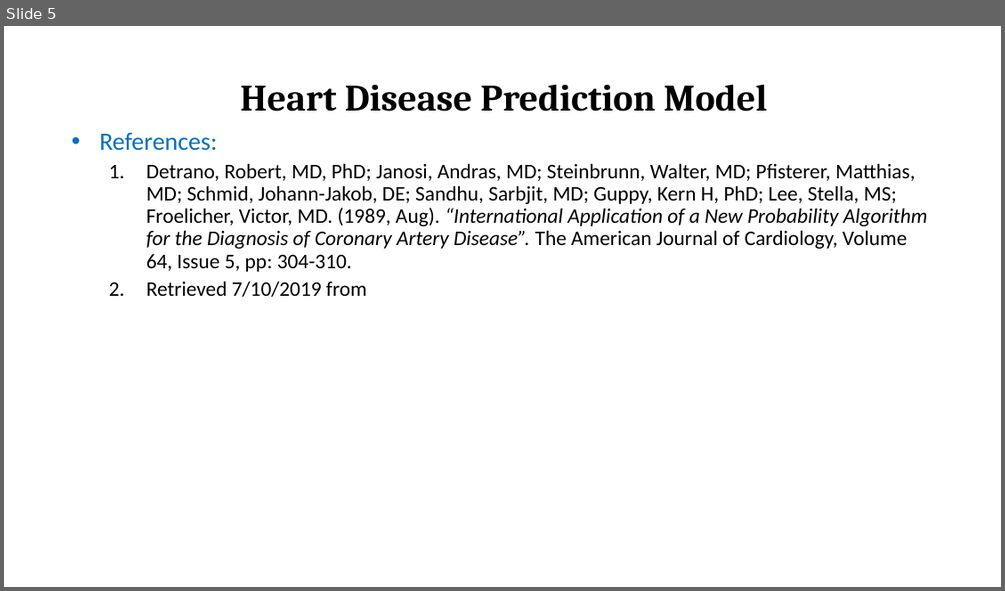
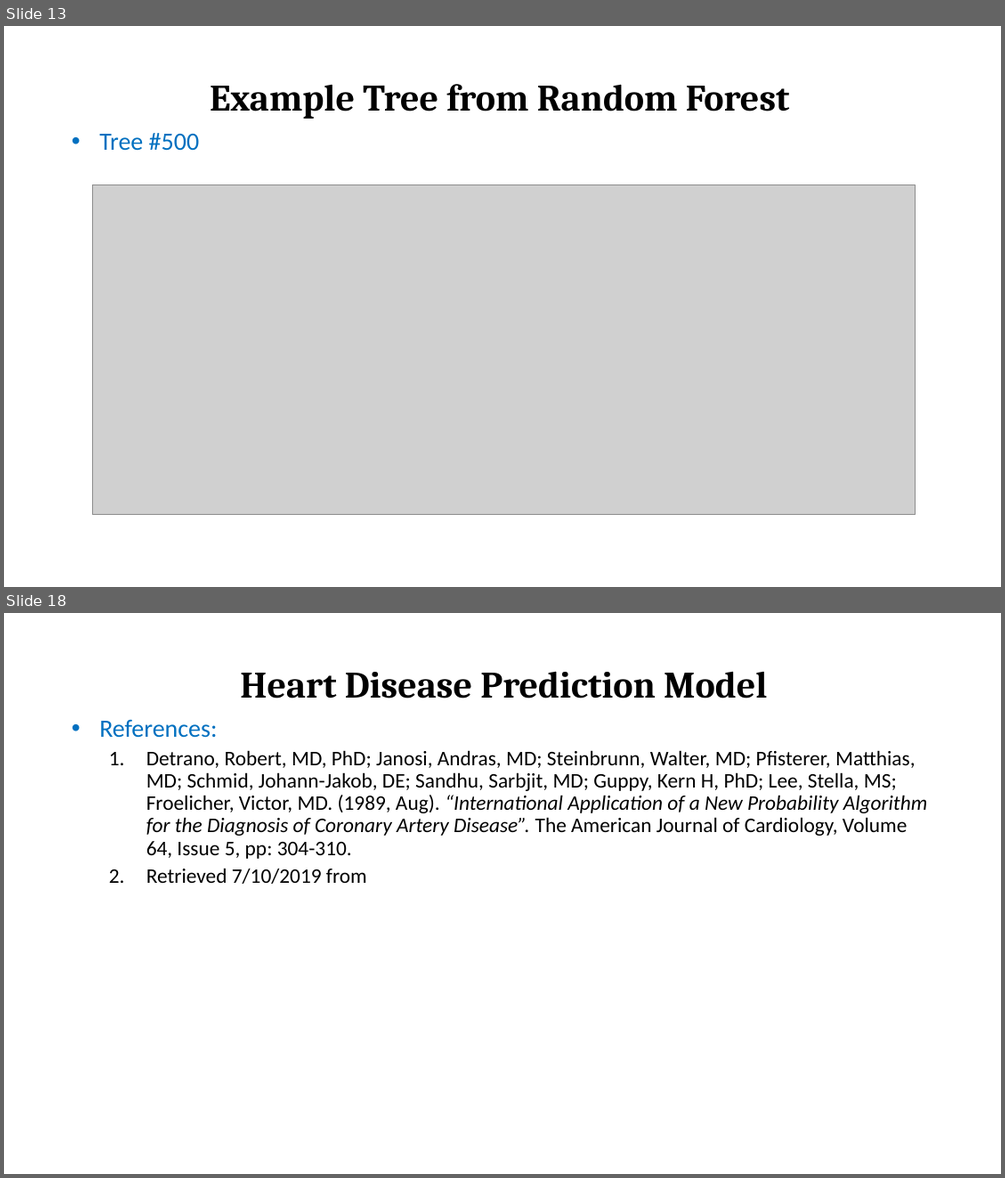
Before and after one commit to Ophelia82/Heart-Disease-Predictive-Model, a slide deck: Heart Disease Presentation.pptx. Shown one above the other, each under a label of ours: slide 5 before the commit, slides 13 and 18 after it; the slides between them are not shown. The pictures are 1005x591 and 1005x1178 pixels, drawn with LibreOffice and Linux fonts; fonts in the diff are those of the drawing; grey boxes stand for pictures. Boxes give left, top, right and bottom in pixels: in the first picture for what was removed or moved away, otherwise in the second. Text is boxed around its words. In the diff, an @@ line names an element or a change of style, - is before the commit and + after.

```diff
--- a/Heart Disease Presentation.pptx
+++ b/Heart Disease Presentation.pptx
@@ slide 13 added at box(4, 26, 1001, 587), background #FFFFFF @@
@@ title added at box(210, 84, 790, 119), 36 pt, text #000000, bold @@
+Example Tree from Random Forest
@@ subtitle added at box(99, 133, 199, 151), 24 pt, text #0070C0 @@
+• Tree #500
@@ picture added at box(92, 185, 914, 515) @@
@@ what was slide 5 is now slide 18 @@
```
Also in this commit, not shown: 4 slides changed, 12 other slides added.
